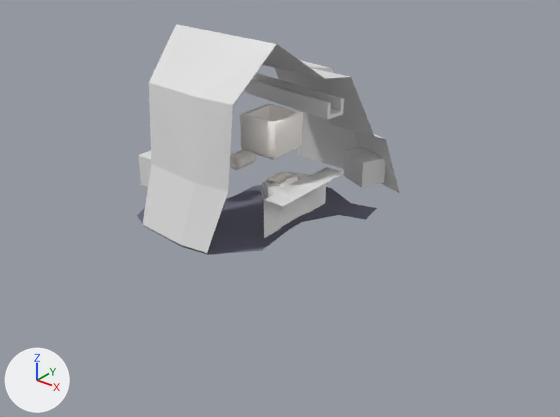
A saved change to the Blender file Game/Dungeon.blend.
The view is the same before and after, from a 50 mm lens placed at (49.0, 21.8, 96.6), pointed at (-61.4, 159.7, 11.0). Arrows for +X, +Y and +Z are at lower left; the lights stay in place.
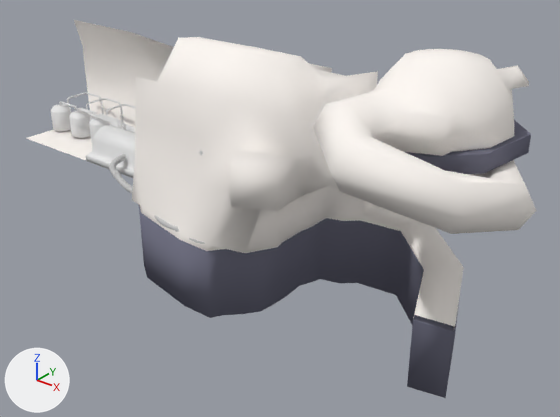
ob_beziercurve_001 is not drawn itself; it is used by a modifier of ob_tube_001.

What differs and where, as boxes (x1, y1, x2, y2) in the pictures (560 x 417 px):
'MachineRoom', added: after (26, 20, 537, 328)
'Plane.002', deleted: before (143, 24, 399, 253)
'MachineRoom.001', added: after (139, 206, 460, 398)
'Plane.001', deleted: before (137, 185, 377, 255)
'Cube.002', reshaped, moved, turned: before (344, 148, 385, 188); after (405, 120, 531, 174)
'Plane', deleted: before (262, 167, 345, 238)
'Cylinder', added: after (86, 125, 135, 178)
'Cylinder.002', added: after (69, 110, 91, 138)
'Tube.001', added: after (109, 151, 205, 244)
'Cylinder.003', added: after (51, 104, 71, 131)
'Cylinder.001', added: after (89, 117, 111, 142)
'HoneyPipe.002', added: after (59, 101, 119, 128)
'Cylinder.004', added: after (90, 113, 135, 133)
'RigidSteamPipe.001', added: after (86, 98, 123, 124)
'RigidSteamPipe.002', added: after (67, 92, 104, 115)
'HoneyPipe.001', added: after (78, 108, 123, 129)
'RigidSteamPipe', added: after (106, 104, 136, 116)
'HoneyPipe', added: after (99, 114, 126, 130)
'ConveyorBelt_Seg_Template', hidden: before (274, 173, 291, 182)
part 1 of me_cube_007, built on: before (344, 148, 385, 188); after (405, 120, 531, 174)
part 3 of me_cube_006, built on: before (242, 73, 344, 120)
'FlowerBox', unchanged, covered by the edit: before (240, 104, 303, 160)

Diff of the bpy script that builds the scene:
```diff
--- a/Game/Dungeon.blend.py
+++ b/Game/Dungeon.blend.py
@@ me_cube_007 @@
 # used by ob_cube_002; location = (-53.1, 185.3, 16.2); rotation_euler = (0.0, 0.0, -0.409), in degrees (0, 0, -23)
-me_cube_007.from_pydata(...)  # 8 vertices, 6 faces; spans x -4.5..4.5, y -3.54..3.54, z -3.54..3.54
+me_cube_007.from_pydata(...)  # 94 vertices, 92 faces; spans x -6.08..82.62, y -11.06..25.49, z -16.22..16.45
+# me_cube_007 part 1: the whole mesh is rebuilt
+# me_cube_007 part 2: the surface is now shaded smooth
+me_cube_007.materials.append(mat_waterinside_opaque)  # grey #757586
@@ me_cube_006 @@
-me_cube_006.from_pydata(...)  # 16 vertices, 9 faces; spans x -2.8..37.8, y 0.8..17.2, z -1.0..3.0
+me_cube_006.from_pydata(...)  # 32 vertices, 30 faces; spans x -2.8..51.9, y 1.6..17.2, z -1.0..4.8
+# me_cube_006 part 3
+# 6 vertices are removed from x 2.8..37.8, y 0.8..13.4, z -1.0..3.0
+# 7 faces are deleted
+# 6 vertices move from x -2.8..8.1, y 0.8..17.2, z -1.0..3.0 to x -2.8..6.2, y 1.6..17.2, z -1.0..3.9
+# 17 vertices are added at x -1.8..51.9, y 1.6..16.2, z -0.1..4.8
+# 5 new vertices lie (0.0, 0.0, 3.0) away from vertices in x -1.8..51.8, y 1.6..11.5, z 0.0..1.8
+# 28 new faces join them
+me_cube_006.materials.append(mat_woodgrain)  # white #fff9f4
@@ ob_beziercurve_001 @@
 ob_beziercurve_001 = bpy.data.objects.new('BezierCurve.001', cu_beziercurve_002)
+ob_beziercurve_001.parent = ob_machineroom
+ob_beziercurve_001.matrix_parent_inverse = Matrix(((1.0, 0.0, 0.0, 69.96), (0.0, 1.0, 0.0, -150.0), (0.0, 0.0, 1.0, -47.2), (0.0, 0.0, 0.0, 1.0)))
 ob_beziercurve_001.location = (-59.96, 183.8, 12.4)
@@ ob_plane_002 @@
-ob_plane_002 = bpy.data.objects.new('Plane.002', me_plane_010)
@@ ob_plane_001 @@
-ob_plane_001 = bpy.data.objects.new('Plane.001', me_plane_009)
@@ ob_cube_002 @@
 ob_cube_002 = bpy.data.objects.new('Cube.002', me_cube_007)
-ob_cube_002.location = (-53.1, 185.3, 16.2)
-ob_cube_002.rotation_euler = (0.0, 0.0, -0.409)  # degrees (0, 0, -23)
+ob_cube_002.location = (-87.0, 155.2, 37.1)
@@ ob_plane @@
-ob_plane = bpy.data.objects.new('Plane', me_plane_008)
@@ ob_conveyorbelt_seg_template @@
 _m = ob_conveyorbelt_seg_template.modifiers.new('Bevel', 'BEVEL')
 _m.spread = 0.0
+ob_conveyorbelt_seg_template.hide_set(True)  # its collection is switched off
@@ ob_machineroom @@
+ob_machineroom = bpy.data.objects.new('MachineRoom', me_plane_010_1)  # 340 vertices, 351 faces; spans x -75.4..74.3, y -26.4..41.3, z -52.8..9.7; in mat_woodgrain (white #fff9f4)
+ob_machineroom.location = (-70.0, 150.0, 47.2)
@@ ob_tube_001 @@
+ob_tube_001 = bpy.data.objects.new('Tube.001', me_tube)  # modifiers ARRAY, SUBSURF, CURVE
+ob_tube_001.parent = ob_machineroom
+ob_tube_001.location = (-59.96, 183.8, 12.4)
@@ ob_cylinder @@
+ob_cylinder = bpy.data.objects.new('Cylinder', me_cylinder_009)  # 36 vertices, 27 faces; spans x -23.0..1.0, y 0.0..6.6, z -3.6..5.0; modifiers BEVEL, MIRROR
+ob_cylinder.location = (-93.7, 150.0, 18.7)
@@ ob_cylinder_001 @@
+ob_cylinder_001 = bpy.data.objects.new('Cylinder.001', me_cylinder_013)  # 65 vertices, 65 faces; spans x -3.0..3.0, y -3.0..3.0, z -3.0..4.19; modifiers BEVEL
+ob_cylinder_001.location = (-124.0, 155.0, 18.6)
@@ ob_cylinder_002 @@
+ob_cylinder_002 = bpy.data.objects.new('Cylinder.002', me_cylinder_013)  # 65 vertices, 65 faces; spans x -3.0..3.0, y -3.0..3.0, z -3.0..4.19; modifiers BEVEL
+ob_cylinder_002.location = (-133.0, 155.0, 18.6)
@@ ob_cylinder_003 @@
+ob_cylinder_003 = bpy.data.objects.new('Cylinder.003', me_cylinder_013)  # 65 vertices, 65 faces; spans x -3.0..3.0, y -3.0..3.0, z -3.0..4.19; modifiers BEVEL
+ob_cylinder_003.location = (-142.0, 155.0, 18.6)
@@ ob_honeypipe @@
+ob_honeypipe = bpy.data.objects.new('HoneyPipe', me_mesh_001)  # 36 vertices, 32 faces; spans x -5.36..6.14, y -1.04..0.3, z -2.06..1.55
+ob_honeypipe.location = (-118.8, 155.0, 22.6)
@@ ob_honeypipe_002 @@
+ob_honeypipe_002 = bpy.data.objects.new('HoneyPipe.002', me_mesh_002)  # 60 vertices, 56 faces; spans x -14.4..15.1, y -1.9..1.3, z -0.5..1.5
+ob_honeypipe_002.location = (-127.8, 154.0, 22.7)
@@ ob_honeypipe_001 @@
+ob_honeypipe_001 = bpy.data.objects.new('HoneyPipe.001', me_mesh_003)  # 44 vertices, 40 faces; spans x -17.6..2.9, y 2.8..5.0, z -2.0..0.3
+ob_honeypipe_001.location = (-115.7, 150.3, 23.9)
@@ ob_cylinder_004 @@
+ob_cylinder_004 = bpy.data.objects.new('Cylinder.004', me_cylinder_012)  # 349 vertices, 344 faces; spans x -27.9..4.0, y -1.5..1.5, z -1.6..2.0; modifiers BEVEL
+ob_cylinder_004.location = (-115.4, 165.5, 16.2)
@@ ob_machineroom_001 @@
+ob_machineroom_001 = bpy.data.objects.new('MachineRoom.001', me_plane_012_1)  # 86 vertices, 69 faces; spans x -41.1..41.1, y -25.5..25.5, z -17.2..17.2; in mat_waterinside_opaque (grey #757586); modifiers EDGE_SPLIT
+ob_machineroom_001.location = (-50.1, 157.3, -1.4)
@@ ob_rigidsteampipe @@
+ob_rigidsteampipe = bpy.data.objects.new('RigidSteamPipe', me_mesh_004)  # 68 vertices, 64 faces; spans x -2.6..5.31, y -8.15..0.29, z -1.61..5.36
+ob_rigidsteampipe.location = (-122.7, 165.5, 18.8)
@@ ob_rigidsteampipe_001 @@
+ob_rigidsteampipe_001 = bpy.data.objects.new('RigidSteamPipe.001', me_mesh_004)  # 68 vertices, 64 faces; spans x -2.6..5.31, y -8.15..0.29, z -1.61..5.36
+ob_rigidsteampipe_001.location = (-131.7, 165.5, 18.8)
@@ ob_rigidsteampipe_002 @@
+ob_rigidsteampipe_002 = bpy.data.objects.new('RigidSteamPipe.002', me_mesh_004)  # 68 vertices, 64 faces; spans x -2.6..5.31, y -8.15..0.29, z -1.61..5.36
+ob_rigidsteampipe_002.location = (-140.7, 165.5, 18.8)
```
